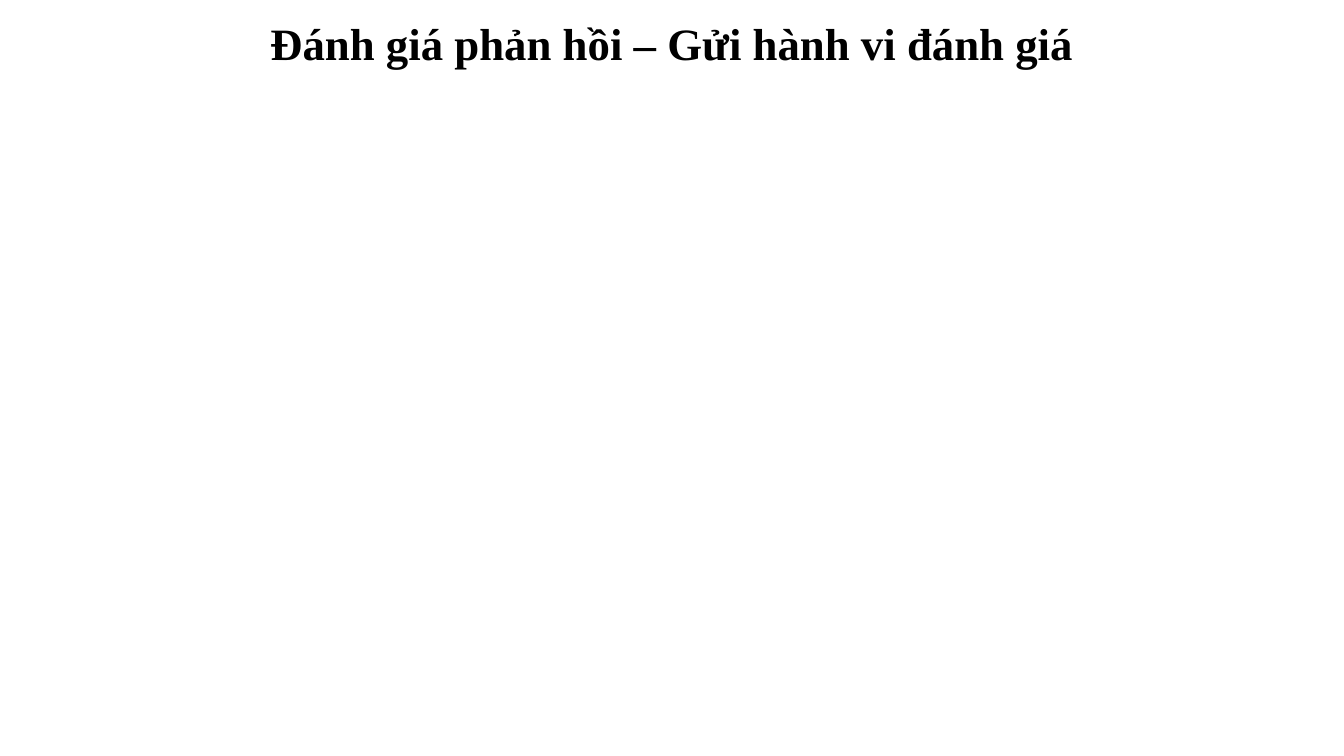
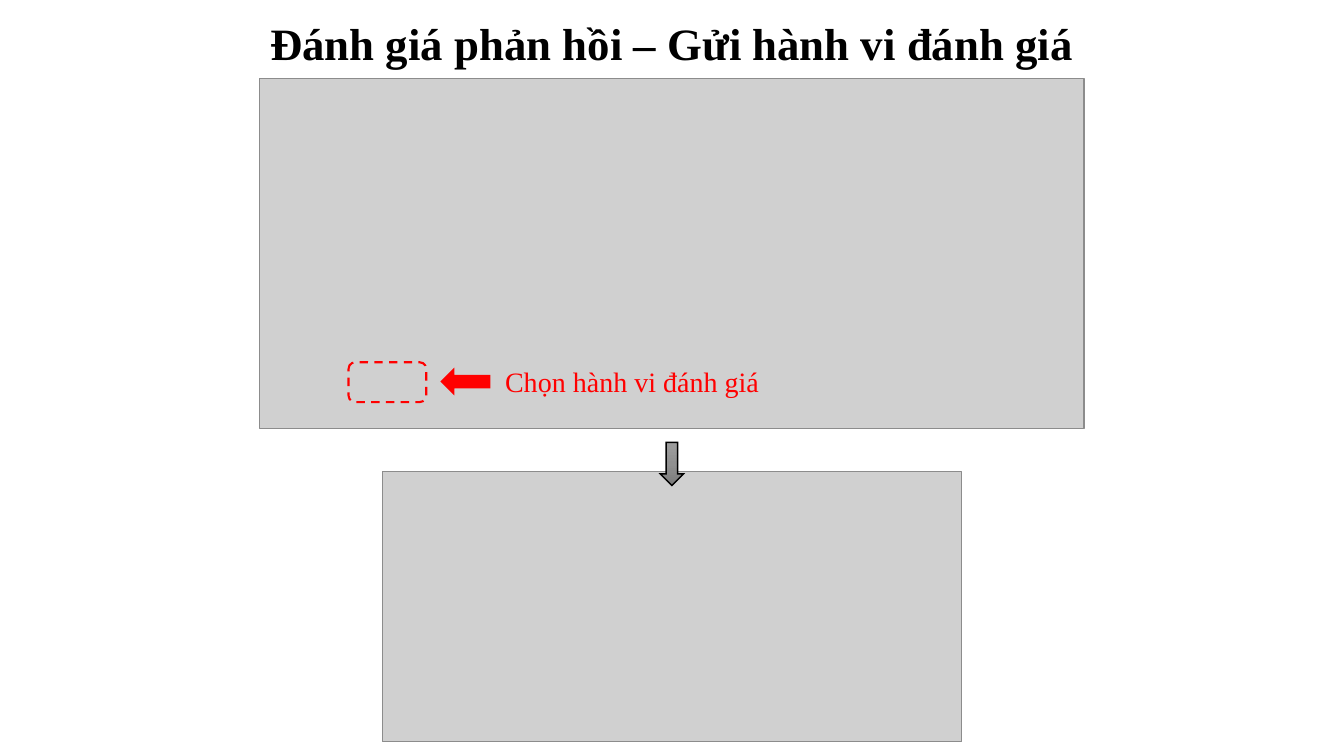
Before and after one commit to ngovanuc/Vietnamese_History_Chatbot, a slide deck: slide 37 of documents/slide bao cao.pptx. Drawn at 1344x756 pixels with LibreOffice and Linux fonts; fonts in the diff are those of the drawing; grey boxes stand for pictures. Boxes give left, top, right and bottom in pixels: in the first picture for what was removed or moved away, otherwise in the second. Text is boxed around its words. In the diff, an @@ line names an element or a change of style, - is before the commit and + after.

```diff
--- a/documents/slide bao cao.pptx
+++ b/documents/slide bao cao.pptx
@@ picture added at <box>260,79,1085,430</box> @@
@@ rounded rectangle added at <box>349,362,426,402</box>, outline #FF0000 1.5 pt dashed @@
@@ right arrow added at <box>442,370,489,392</box>, fill #FF0000, outline #FF0000 1.5 pt @@
@@ text added at <box>505,372,759,397</box>, 20 pt, text #FF0000 @@
+Chọn hành vi đánh giá
@@ down arrow added at <box>660,443,684,486</box>, fill gradient #9D9D9D to #909090 to #7C7C7C, outline #000000 1 pt @@
@@ picture added at <box>382,472,962,742</box> @@
```
Also in this commit, not shown: 31 other slides changed, 3 slides added, 3 slides removed.
